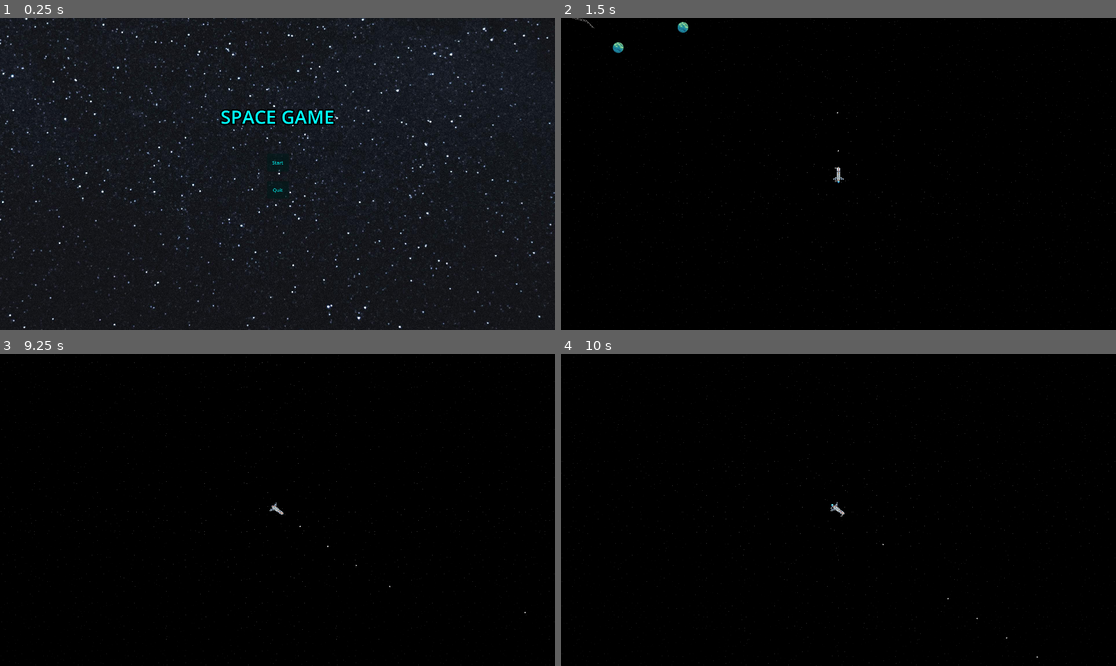
Above: before the commit, frames 1-4 (two rows, left to right).
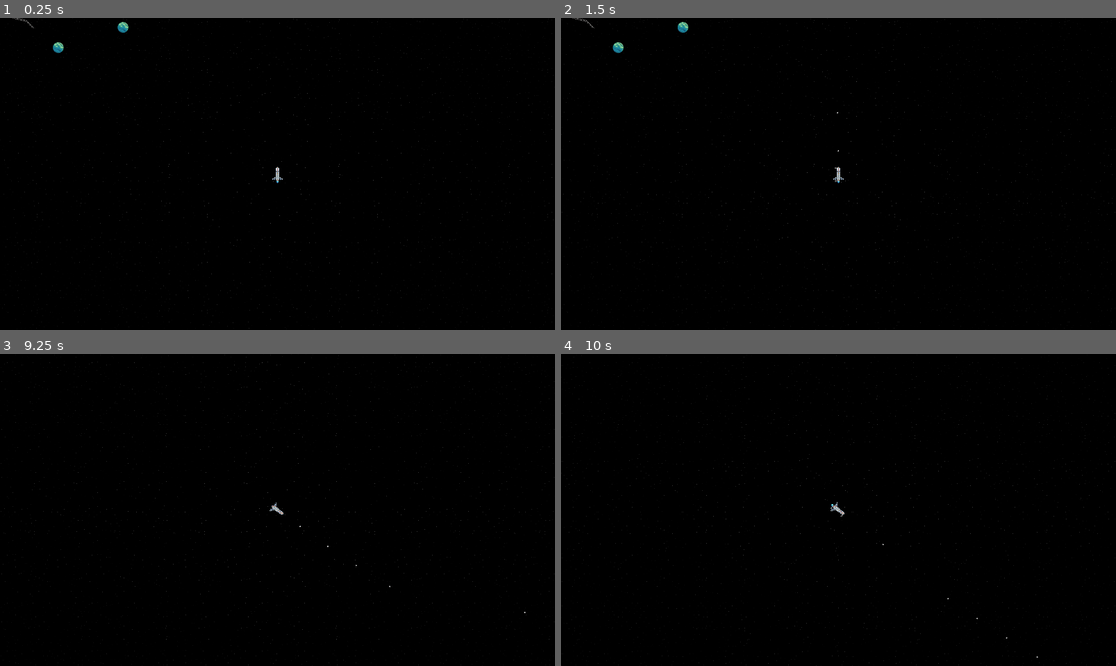
Above: after the commit, the same moments.

Repository: ajn14d/2D_Space_Game_Godot
Game: Godot game, scene res://space_gameplay.tscn
The game is run twice, just before and just after one commit, with the same random seed, the same clock (stepped at 60 frames per second) and the same inputs. Before the commit the project starts from res://TitleScreen.tscn. The engine's default icon, where the game draws it, is replaced by a stand-in: a white triangle on a blue panel in a dark square.
Inputs (mouse positions are in pixels of both pictures, inside the frame that each line leads up to):
- Up to frame 1 (0.25 s): no input
- Up to frame 2 (1.5 s): click (838, 161) at 0.5 s, where only the run before the commit has a clickable "Start"; tap Enter at 1.25 s; hold E (move_right) from 1.28 s (still down); hold Space (shoot) from 1.28 s (still down)
- Up to frame 3 (9.25 s): release E (move_right) at 2.03 s; release Space (shoot) at 2.03 s; hold Ctrl (brake) 2.03-2.78 s; tap K (Trailer_Door) at 2.1, 6.6 s; tap Space (shoot) at 2.3, 3.05, 3.8, 5.3, 6.8, 7.55, 8.3 s; hold E (move_right) 2.78-3.53 s; hold D (rotate_clockwise) 2.78-3.53 s; hold W (move_up) 3.53-4.28 s; tap A (rotate_counterclockwise) at 3.6, 8.1 s; hold Space (shoot) 4.28-5.03 s; hold Q (move_left) 4.28-5.78 s; tap N (shoot_rope) at 5.1 s; hold Ctrl (brake) 5.78-6.53 s; hold Space (shoot) 5.78-6.53 s; hold E (move_right) 6.53-7.28 s; hold W (move_up) 7.28-8.03 s; hold D (rotate_clockwise) 7.28-8.03 s; hold E (move_right) 8.03-8.78 s; hold Ctrl (brake) from 8.78 s (still down); hold Space (shoot) from 8.78 s (still down)
- Up to frame 4 (10 s): release Ctrl (brake) at 9.53 s; release Space (shoot) at 9.53 s; hold Q (move_left) from 9.53 s (still down); tap N (shoot_rope) at 9.6 s; tap Space (shoot) at 9.8 s

The runs differ from the first frame. In frame 1, 80% of the frame differs, in the area x 0-100%, y 0-100%; in frame 2, nothing differs; in frame 3, less than 0.1%; in frame 4, less than 0.1%.

Commit message:
Enemy Ship Combat
continued tweaking enemy ship combat

Diff:
--- a/enemy_ship.gd
+++ b/enemy_ship.gd
@@ -9,9 +9,10 @@
 
 # Shooting variables
 var target_angle: float = 0.0  # The angle the ship should rotate towards
-var rotation_speed: float = 3.0  # Speed at which the ship rotates (radians per second)
+var rotation_speed: float = 4.0  # Speed at which the ship rotates (radians per second)
 var alignment_threshold: float = 0.1  # Angle threshold to consider aligned with the player
 var shoot_cooldown: float = 0.5  # Cooldown between shots in seconds
+var angle_variance: float = 0.0  # Initial variance
 
 # Timer for shooting cooldown
 var cooldown_timer: Timer
@@ -55,19 +56,35 @@
 		# Stop patrolling
 		is_patrolling = false
 
-		# Calculate direction to the player
-		var direction_to_player = (player_ship.global_position - global_position).normalized().rotated(deg_to_rad(90))
-		target_angle = direction_to_player.angle()
+		# Get player's position and velocity
+		var player_position = player_ship.global_position
+		var player_velocity = player_ship.linear_velocity
 
-		# Smoothly rotate towards the player
+		# Predictive aiming: Calculate where the player will be
+		var bullet_speed = 300.0  # Match this to your actual bullet speed
+		var distance_to_player = global_position.distance_to(player_position)
+
+		# Calculate travel time and clamp it to prevent overcompensation
+		var travel_time = distance_to_player / bullet_speed
+		travel_time = clamp(travel_time, 0, 1.0)  # Cap prediction to 1 second max
+
+		# Predict the future position
+		var predicted_position = player_position + player_velocity * travel_time
+
+		# Blend direct aiming and prediction to reduce overcompensation
+		var blending_factor = 0.75  # Adjust this value (0 = direct aim, 1 = full prediction)
+		var blended_position = player_position.lerp(predicted_position, blending_factor)
+
+		# Calculate direction to the blended position
+		var direction_to_blended_position = (blended_position - global_position).normalized().rotated(deg_to_rad(90))
+		target_angle = direction_to_blended_position.angle() + deg_to_rad(angle_variance)
+
+		# Smoothly rotate towards the blended target angle
 		rotation = lerp_angle(rotation, target_angle, rotation_speed * delta)
 
-		# Calculate distance to the player
-		var distance_to_player = global_position.distance_to(player_ship.global_position)
-
 		# If the player is far, move towards the player
-		if distance_to_player > 300:  # Replace 500 with the desired chasing distance
-			var movement_direction = (player_ship.global_position - global_position).normalized()
+		if distance_to_player > 300:  # Replace 300 with the desired chasing distance
+			var movement_direction = (player_position - global_position).normalized()
 			linear_velocity += movement_direction * acceleration * delta
 
 			# Limit the speed to prevent overshooting
@@ -77,6 +94,8 @@
 		if abs(rotation - target_angle) < alignment_threshold and cooldown_timer.is_stopped():
 			shoot_bullet()
 			cooldown_timer.start()
+
+
 
 # Handles logic when the enemy is patrolling
 func handle_patrol_state(delta: float) -> void:
@@ -139,6 +158,9 @@
 	var bullet_scene = preload("res://EnemyPDCbullet.tscn")
 	var bullet = bullet_scene.instantiate()
 
+	# Update angle variance
+	angle_variance = randf_range(-7, 7)  # Update variance in degrees
+
 	bullet.add_to_group("EnemyBullet")
 	bullet.global_position = $Front.global_position
 
--- a/project.godot
+++ b/project.godot
@@ -11,7 +11,7 @@
 [application]
 
 config/name="spacegame"
-run/main_scene="res://TitleScreen.tscn"
+run/main_scene="res://space_gameplay.tscn"
 config/features=PackedStringArray("4.3", "Forward Plus")
 config/icon="res://icon.svg"
 
